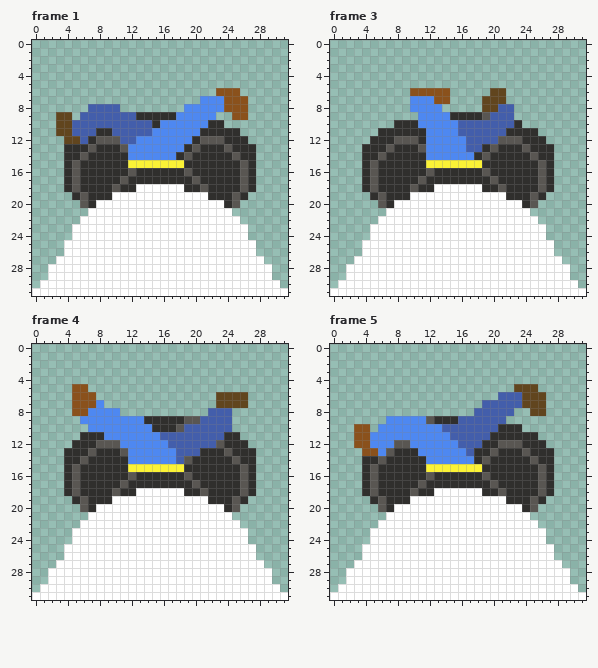
A pixel-art file gets an edit: design/tuber-stuck-tweak.aseprite. Above is the file before it was changed.
32x32 pixels, 8 frames. Shown: frame 1, frame 3, frame 4, frame 5. The commit also changed other frames, which this record leaves out.
The same view after the edit:
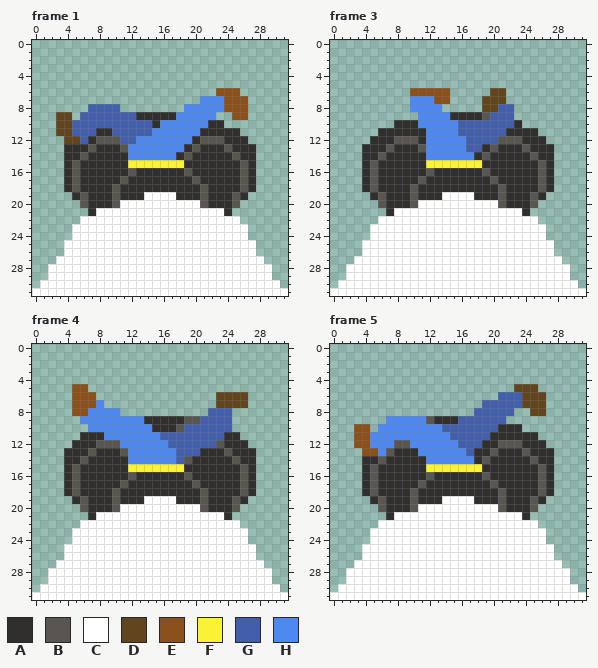
Palette (. is transparent): A #302f2d  B #595652  C #ffffff  D #61451e  E #8a511c  F #fbf236  G #435eab  H #4e88f1
Message: Export an enlarged version of the tuber-stuck GIF.
Edits made:
--- frame 1, layer "snow"
@@ x 5..26 @@
 17 BAAAAABAAAAAAAABAAAAAB
-18 BAAAABAACCCCCCAABAAAAB
-19 ABAAACCCCCCCCCCCCAAABA
-20 .BACCCCCCCCCCCCCCCCAB.
-21 ..CCCCCCCCCCCCCCCCCC..
+18 BAAAABAAAAAAAAAABAAAAB
+19 ABAAABAAACCCCAAABAAABA
+20 .BAAABCCCCCCCCCCBAAAB.
+21 ..ACCCCCCCCCCCCCCCCA..
 22 .CCCCCCCCCCCCCCCCCCCC.
--- frame 3, layer "snow": the same change as frame 1
--- frame 4, layer "snow": the same change as frame 1
--- frame 5, layer "snow": the same change as frame 1
